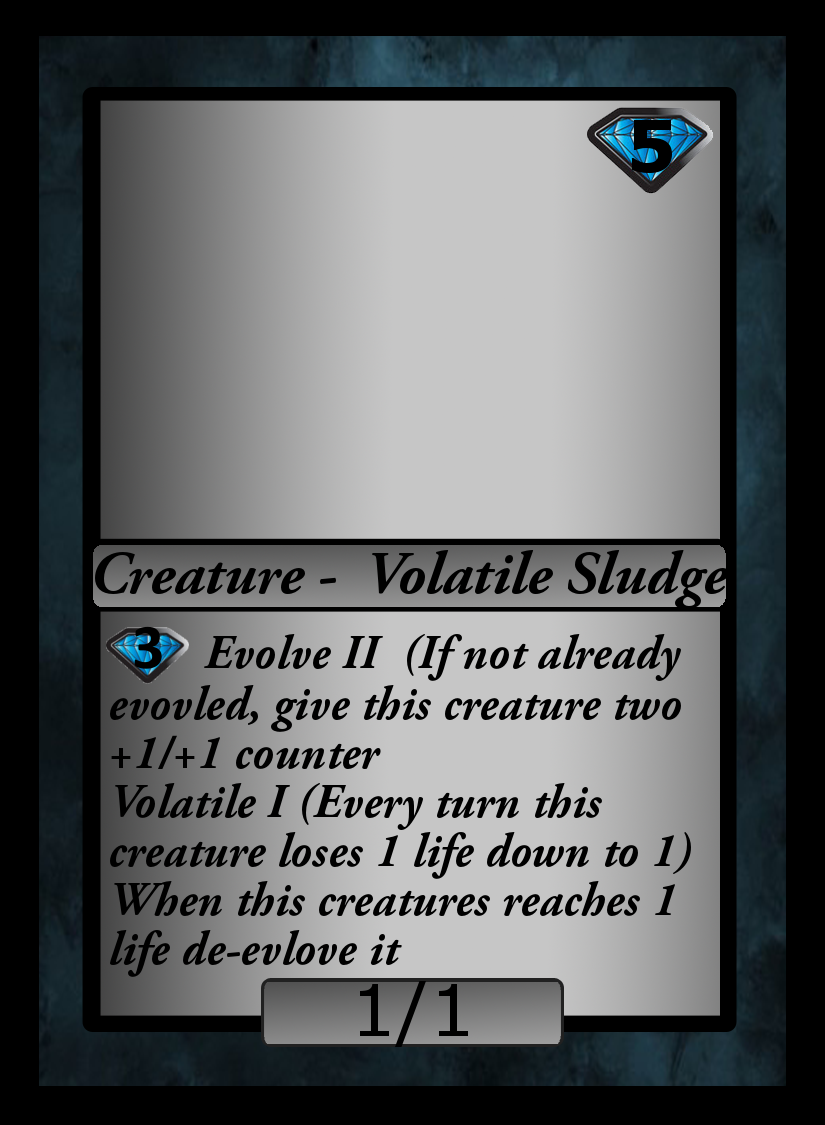
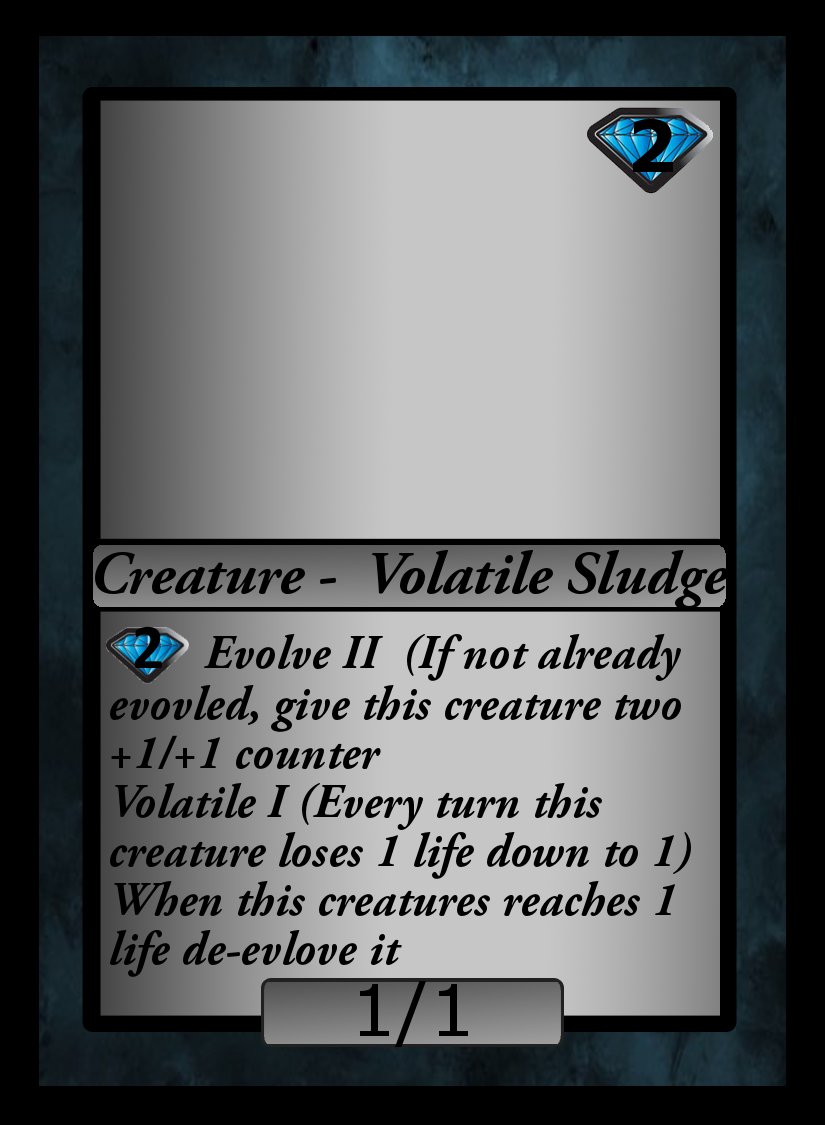
The second w=825, h=1125 image is a revision of the first. Changes to its layers:
renamed "5" to "2", painted on it over [632, 119, 673, 173]
renamed "3 Evolve II (If not alrea..." to "2 Evolve II (If not alrea...", painted on it over [134, 627, 162, 669]
